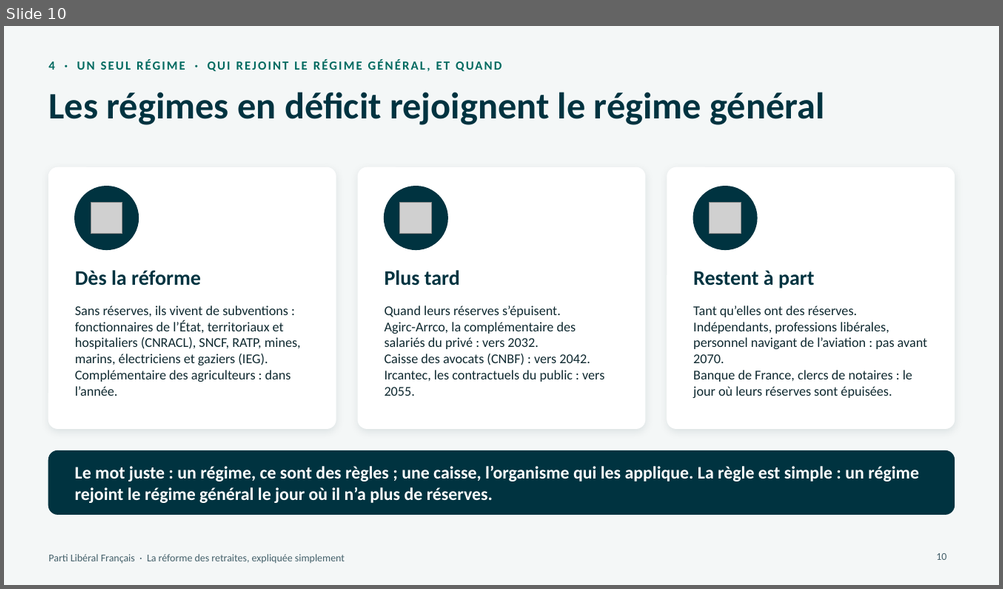
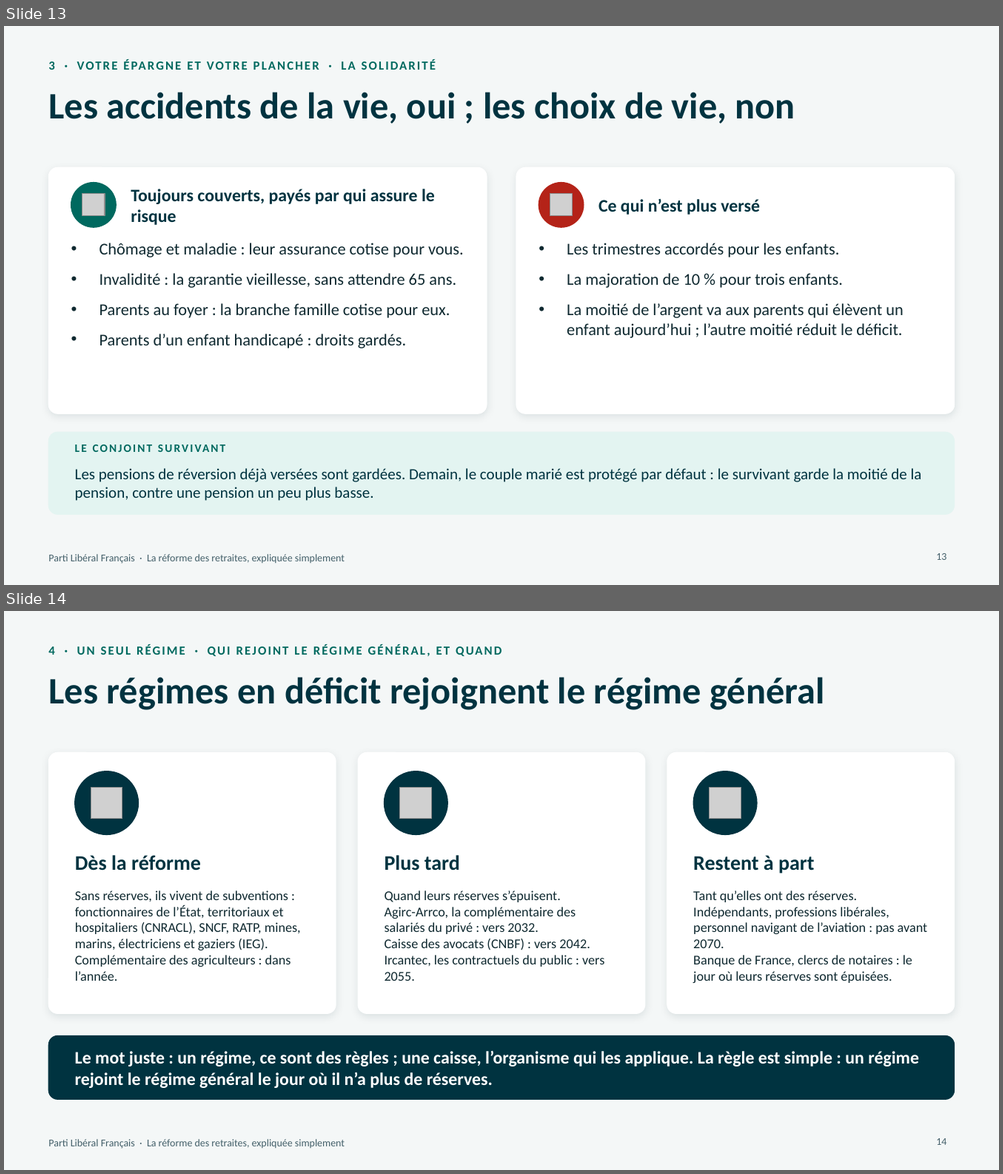
Before and after one commit to g-pliberal/retraitecomptenotionelle, a slide deck: docs/presentation_adherents_17_novembre_2026.pptx. Shown one above the other, each under a label of ours: slide 10 before the commit, slides 13 and 14 after it. The pictures are 1003x589 and 1003x1174 pixels, drawn with LibreOffice and Linux fonts; fonts in the diff are those of the drawing; grey boxes stand for pictures. Boxes give left, top, right and bottom in pixels: in the first picture for what was removed or moved away, otherwise in the second. Text is boxed around its words. In the diff, an @@ line names an element or a change of style, - is before the commit and + after.

```diff
--- a/docs/presentation_adherents_17_novembre_2026.pptx
+++ b/docs/presentation_adherents_17_novembre_2026.pptx
@@ slide 13 added at (x1=4, y1=26, x2=999, y2=585), background #F4F7F7; not listed: 1 template element that a slide beside it also shows @@
@@ text added at (x1=48, y1=62, x2=54, y2=70), 12 pt, text #00695F, bold @@
+3 · VOTRE ÉPARGNE ET VOTRE PLANCHER · LA SOLIDARITÉ
@@ title added at (x1=48, y1=92, x2=795, y2=124), 36 pt, text #003340, bold @@
+Les accidents de la vie, oui ; les choix de vie, non
@@ rounded rectangle added at (x1=48, y1=168, x2=486, y2=414), fill #FFFFFF, outline #FFFFFF 1 pt @@
@@ rounded rectangle added at (x1=517, y1=168, x2=955, y2=414), fill #FFFFFF, outline #FFFFFF 1 pt @@
@@ ellipse added at (x1=71, y1=183, x2=116, y2=227), fill #00695F, outline #00695F 1 pt @@
@@ picture added at (x1=82, y1=194, x2=105, y2=216) @@
@@ text added at (x1=131, y1=189, x2=435, y2=225), 17 pt, text #003340, bold @@
+Toujours couverts, payés par qui assure le risque
@@ ellipse added at (x1=539, y1=183, x2=583, y2=227), fill #B42318, outline #B42318 1 pt @@
@@ picture added at (x1=550, y1=194, x2=572, y2=216) @@
@@ text added at (x1=598, y1=199, x2=760, y2=215), 17 pt, text #003340, bold @@
+Ce qui n’est plus versé
@@ text added at (x1=99, y1=243, x2=464, y2=349), 16 pt, text #0F2930 @@
+• Chômage et maladie : leur assurance cotise pour vous.
+• Invalidité : la garantie vieillesse, sans attendre 65 ans.
+• Parents au foyer : la branche famille cotise pour eux.
+• Parents d’un enfant handicapé : droits gardés.
@@ text added at (x1=566, y1=243, x2=902, y2=338), 16 pt, text #0F2930 @@
+• Les trimestres accordés pour les enfants.
+• La majoration de 10 % pour trois enfants.
+• La moitié de l’argent va aux parents qui élèvent un enfant aujourd’hui ; l’autre moitié réduit le déficit.
@@ rounded rectangle added at (x1=48, y1=432, x2=954, y2=514), fill #E3F4F1, outline #E3F4F1 1 pt @@
@@ text added at (x1=75, y1=442, x2=448, y2=463), 11 pt, text #00695F, bold @@
+LE CONJOINT SURVIVANT
@@ text added at (x1=75, y1=469, x2=922, y2=501), 15 pt, text #003340 @@
+Les pensions de réversion déjà versées sont gardées. Demain, le couple marié est protégé par défaut : le survivant garde la moitié de la pension, contre une pension un peu plus basse.
@@ page number added at (x1=936, y1=554, x2=946, y2=560), 10 pt, text #44606A @@
+13
@@ what was slide 10 is now slide 14 @@
@@ page number at (x1=936, y1=1139, x2=946, y2=1145): text changed @@
-10
+14
```
Also in this commit, not shown: 3 other slides added.
